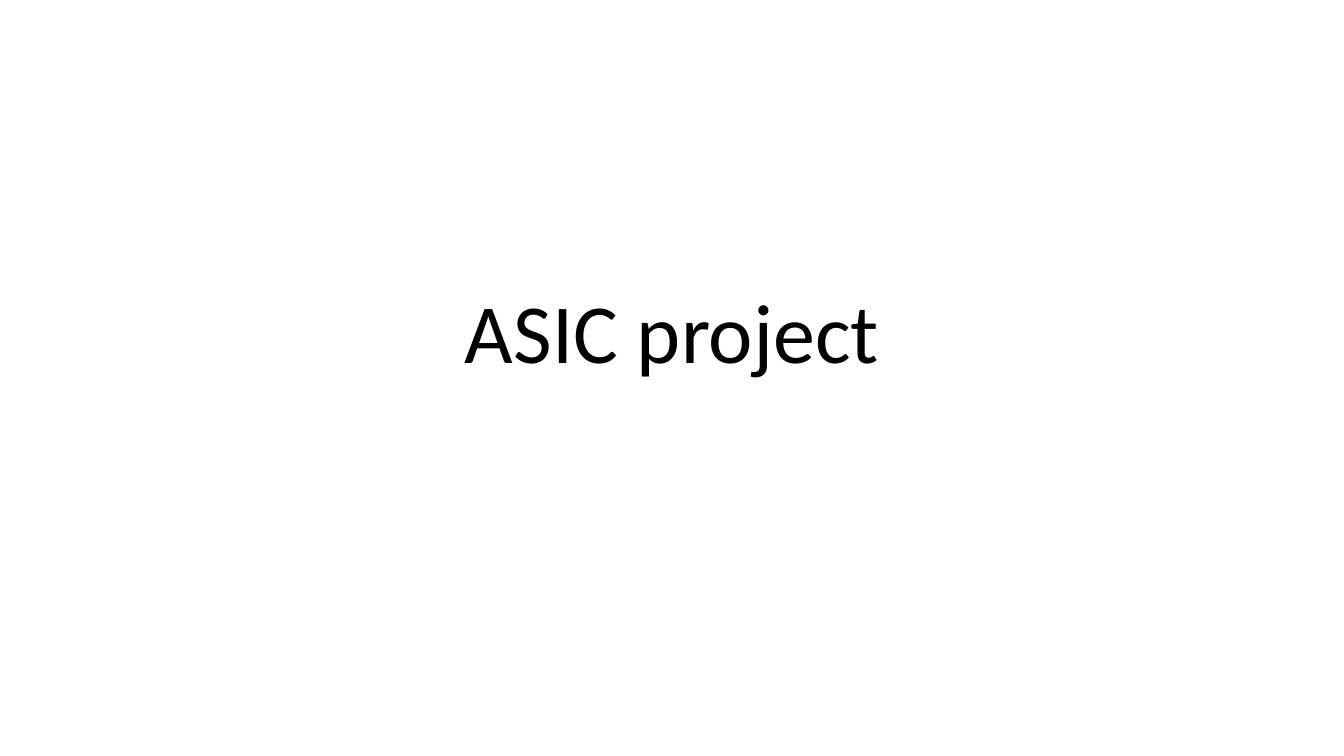
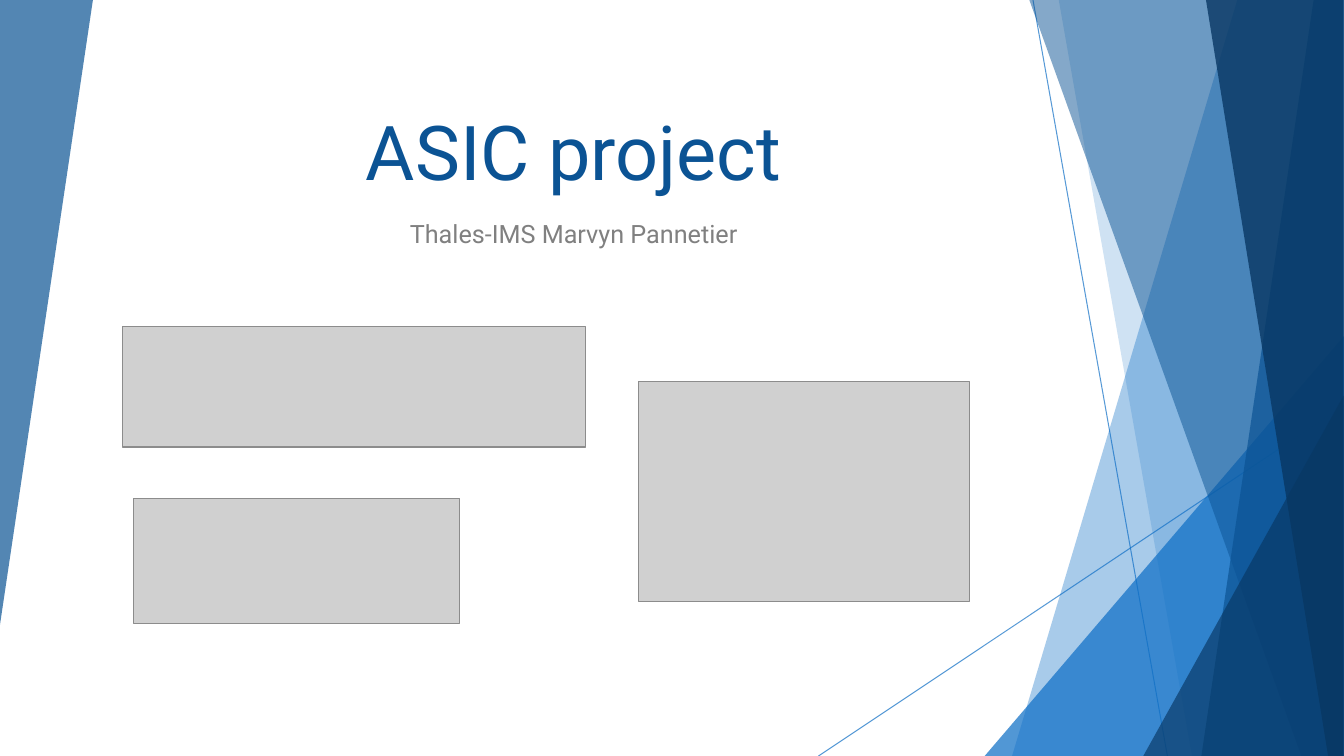
Before and after one commit to MarvynPannetier/ASIC, a slide deck: slide 1 of ASIC project.pptx. Drawn at 1344x756 pixels with LibreOffice and Linux fonts; fonts in the diff are those of the drawing; grey boxes stand for pictures. Boxes give left, top, right and bottom in pixels: in the first picture for what was removed or moved away, otherwise in the second. Text is boxed around its words. In the diff, an @@ line names an element or a change of style, - is before the commit and + after.

```diff
--- a/ASIC project.pptx
+++ b/ASIC project.pptx
@@ group added at (0, 0, 1344, 756): 5 freeform shapes, 3 triangles, 2 lines @@
@@ title "ASIC project": place and size @@
-title "ASIC project" at (465, 305, 879, 378)
+title "ASIC project" at (366, 125, 781, 196)
@@ title "ASIC project" at (366, 125, 781, 196): size 60 to 54 pt, font Calibri to Roboto, text colour #000000 to #0B5394; line spacing 0.9 to 1 @@
@@ subtitle added at (410, 224, 737, 249), 18 pt, text #808080 @@
+Thales-IMS Marvyn Pannetier
@@ picture added at (122, 327, 586, 448) @@
@@ picture added at (638, 381, 969, 601) @@
@@ picture added at (134, 498, 461, 623) @@
```
Also in this commit, not shown: 6 slides added, 1 other file.
